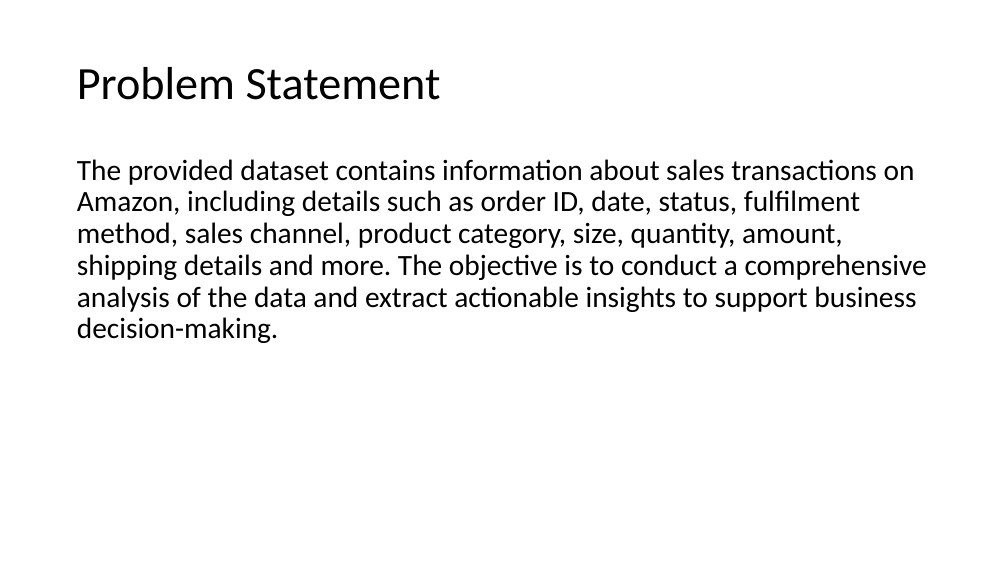
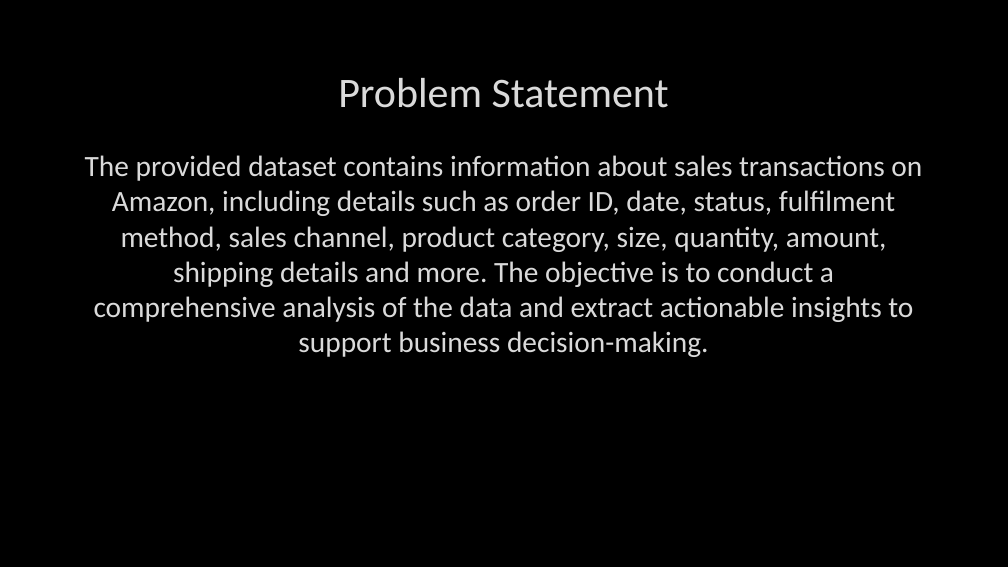
Before and after one commit to saikrishnatandasi/amazon-innobyte, a slide deck: slide 4 of Amazon Sales Analysis.pptx. Drawn at 1008x567 pixels with LibreOffice and Linux fonts; fonts in the diff are those of the drawing; background and template pictures are left out. Boxes give left, top, right and bottom in pixels: in the first picture for what was removed or moved away, otherwise in the second. Text is boxed around its words. In the diff, an @@ line names an element or a change of style, - is before the commit and + after.

```diff
--- a/Amazon Sales Analysis.pptx
+++ b/Amazon Sales Analysis.pptx
@@ background #FFFFFF to picture (left out) @@
@@ title "Problem Statement": place and size @@
-title "Problem Statement" at box(77, 67, 441, 100)
+title "Problem Statement" at box(338, 78, 669, 108)
@@ title "Problem Statement" at box(338, 78, 669, 108): size 44 to 40 pt, text colour #000000 to #DADADA, letter outline none to #404040 0.75 pt; alignment left to centre; line spacing 0.9 to 1 @@
@@ text "The provided dataset contains information ...": place and size @@
-text "The provided dataset contains information ..." at box(77, 159, 927, 343)
+text "The provided dataset contains information ..." at box(85, 155, 922, 357)
@@ text "The provided dataset contains information ..." at box(85, 155, 922, 357): text colour #000000 to #DADADA, letter outline none to #404040 0.75 pt; alignment left to centre; line spacing 0.9 to 1; more space between paragraphs @@
```
Also in this commit, not shown: 15 other slides changed, 2 slides added, 1 other file.
